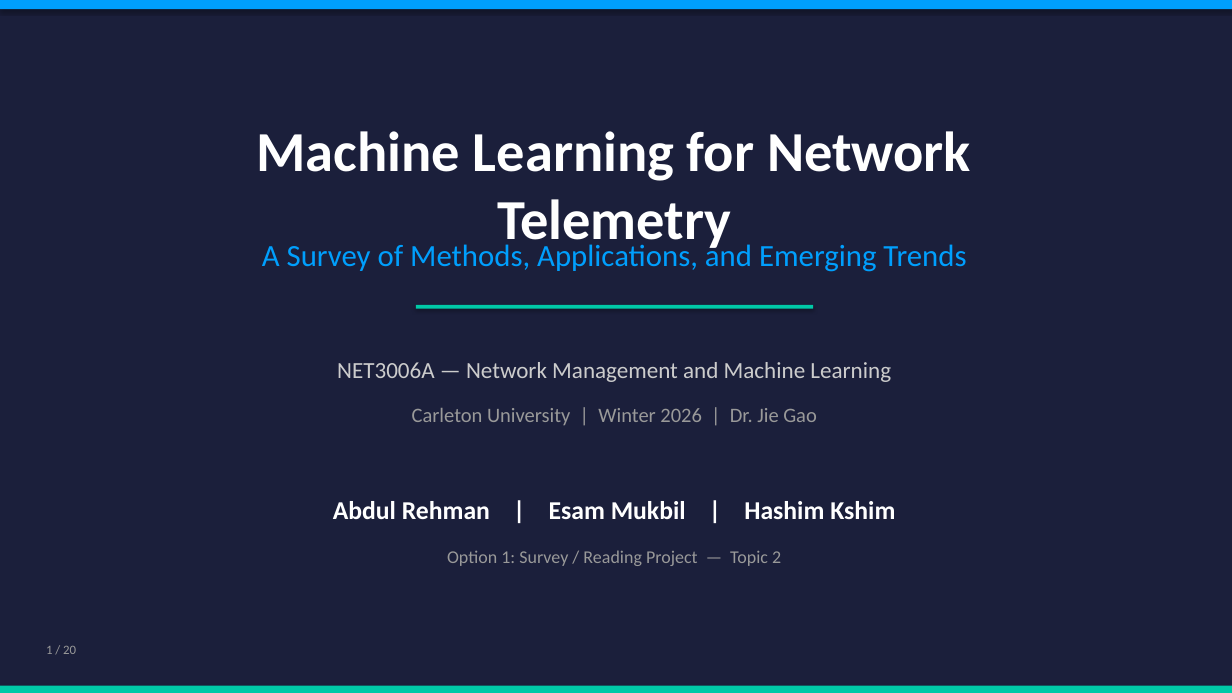
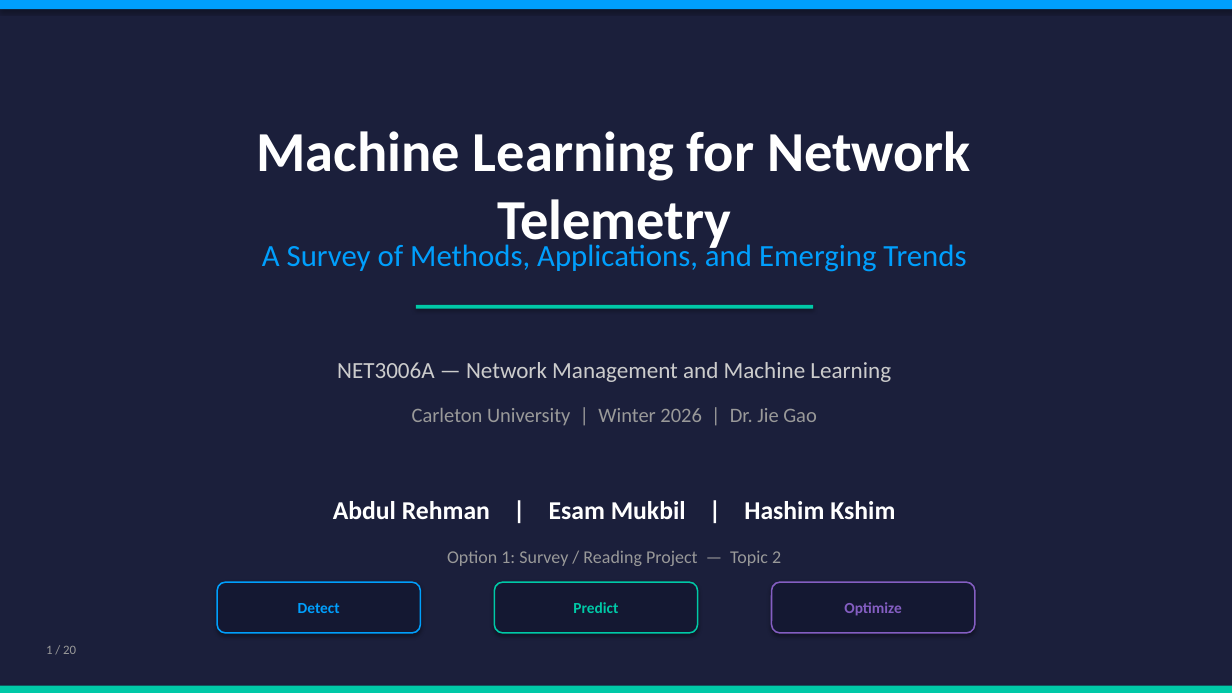
Before and after one commit to dkabduli/NET3006-Project, a slide deck: slide 1 of NET3006A-ML-Network-Telemetry/presentation/NET3006A_ML_Network_Telemetry_Presentation.pptx. Drawn at 1232x693 pixels with LibreOffice and Linux fonts; fonts in the diff are those of the drawing. Boxes give left, top, right and bottom in pixels: in the first picture for what was removed or moved away, otherwise in the second. Text is boxed around its words. In the diff, an @@ line names an element or a change of style, - is before the commit and + after.

```diff
--- a/NET3006A-ML-Network-Telemetry/presentation/NET3006A_ML_Network_Telemetry_Presentation.pptx
+++ b/NET3006A-ML-Network-Telemetry/presentation/NET3006A_ML_Network_Telemetry_Presentation.pptx
@@ rounded rectangle added at (217,582,421,633), fill #141832, outline #009FFD 1.2 pt @@
@@ rounded rectangle added at (494,582,698,633), fill #141832, outline #00C9A7 1.2 pt @@
@@ rounded rectangle added at (772,582,975,633), fill #141832, outline #845EC2 1.2 pt @@
@@ text added at (298,603,340,613), 12 pt, text #009FFD, bold @@
+Detect
@@ text added at (573,602,618,613), 12 pt, text #00C9A7, bold @@
+Predict
@@ text added at (844,602,901,616), 12 pt, text #845EC2, bold @@
+Optimize
```
Also in this commit, not shown: 7 other slides changed, 7 slides added, 7 slides removed, 2 other files.
